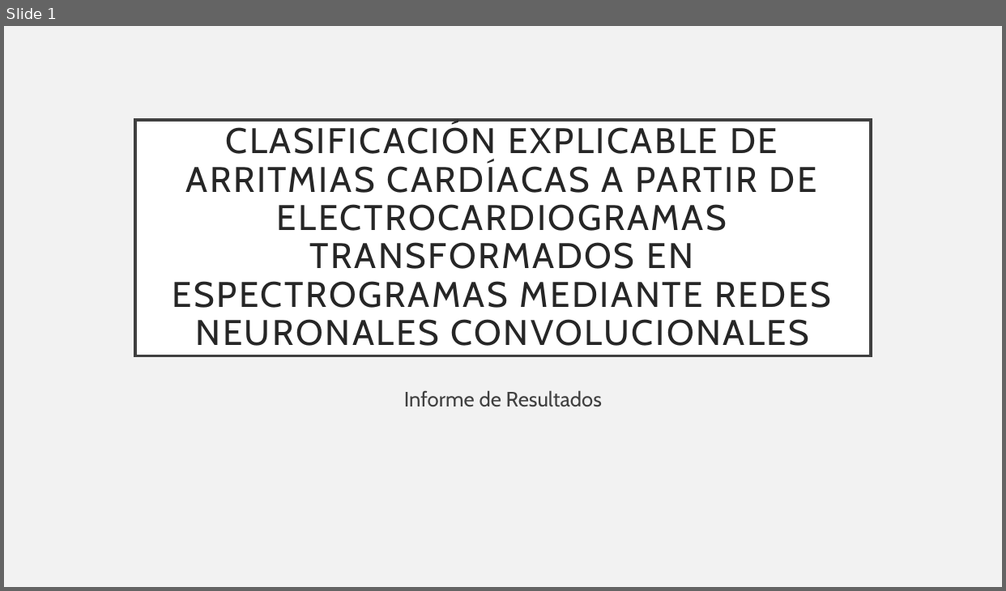
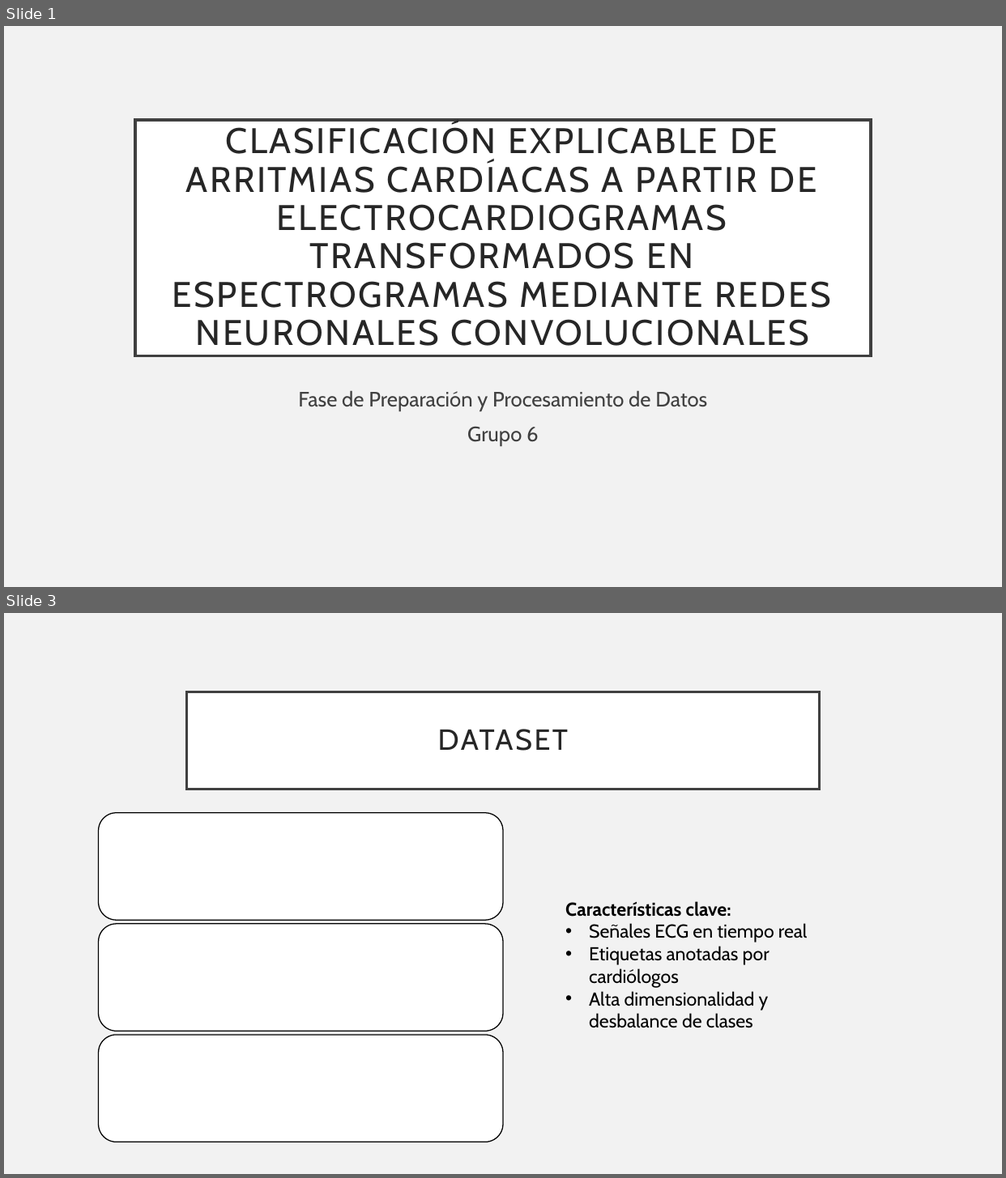
Before and after one commit to luisbustamante-droid/TITULACION_UEES, a slide deck: PresentacionTecnica_Semana2/Clasificación_explicable_dearritmias.pptx. Shown one above the other, each under a label of ours: slide 1 before the commit, slides 1 and 3 after it; the slides between them are not shown. The pictures are 1006x591 and 1006x1178 pixels, drawn with LibreOffice and Linux fonts; fonts in the diff are those of the drawing. Boxes give left, top, right and bottom in pixels: in the first picture for what was removed or moved away, otherwise in the second. Text is boxed around its words. In the diff, an @@ line names an element or a change of style, - is before the commit and + after.

```diff
--- a/PresentacionTecnica_Semana2/Clasificación_explicable_dearritmias.pptx
+++ b/PresentacionTecnica_Semana2/Clasificación_explicable_dearritmias.pptx
@@ slide 3 added at (x1=4, y1=613, x2=1002, y2=1174), background #F2F2F2 @@
@@ title added at (x1=187, y1=692, x2=819, y2=789), fill #FFFFFF, outline #404040 2.5 pt, 28 pt, text #262626 @@
+DATASET
@@ rounded rectangle added at (x1=98, y1=813, x2=503, y2=920), fill #FFFFFF, outline #000000 1 pt @@
@@ text added at (x1=565, y1=901, x2=807, y2=1029), 18 pt, text #000000 @@
+Características clave:
+• Señales ECG en tiempo real
+• Etiquetas anotadas por cardiólogos
+• Alta dimensionalidad y desbalance de clases
@@ rounded rectangle added at (x1=98, y1=924, x2=503, y2=1031), fill #FFFFFF, outline #000000 1 pt @@
@@ rounded rectangle added at (x1=98, y1=1035, x2=503, y2=1142), fill #FFFFFF, outline #000000 1 pt @@
@@ slide 1 changed as well @@
@@ subtitle at (x1=298, y1=390, x2=707, y2=446): text changed @@
-Informe de Resultados
+Fase de Preparación y Procesamiento de Datos
+Grupo 6
```
Also in this commit, not shown: 2 other slides changed, 6 other slides added, 5 slides removed.
